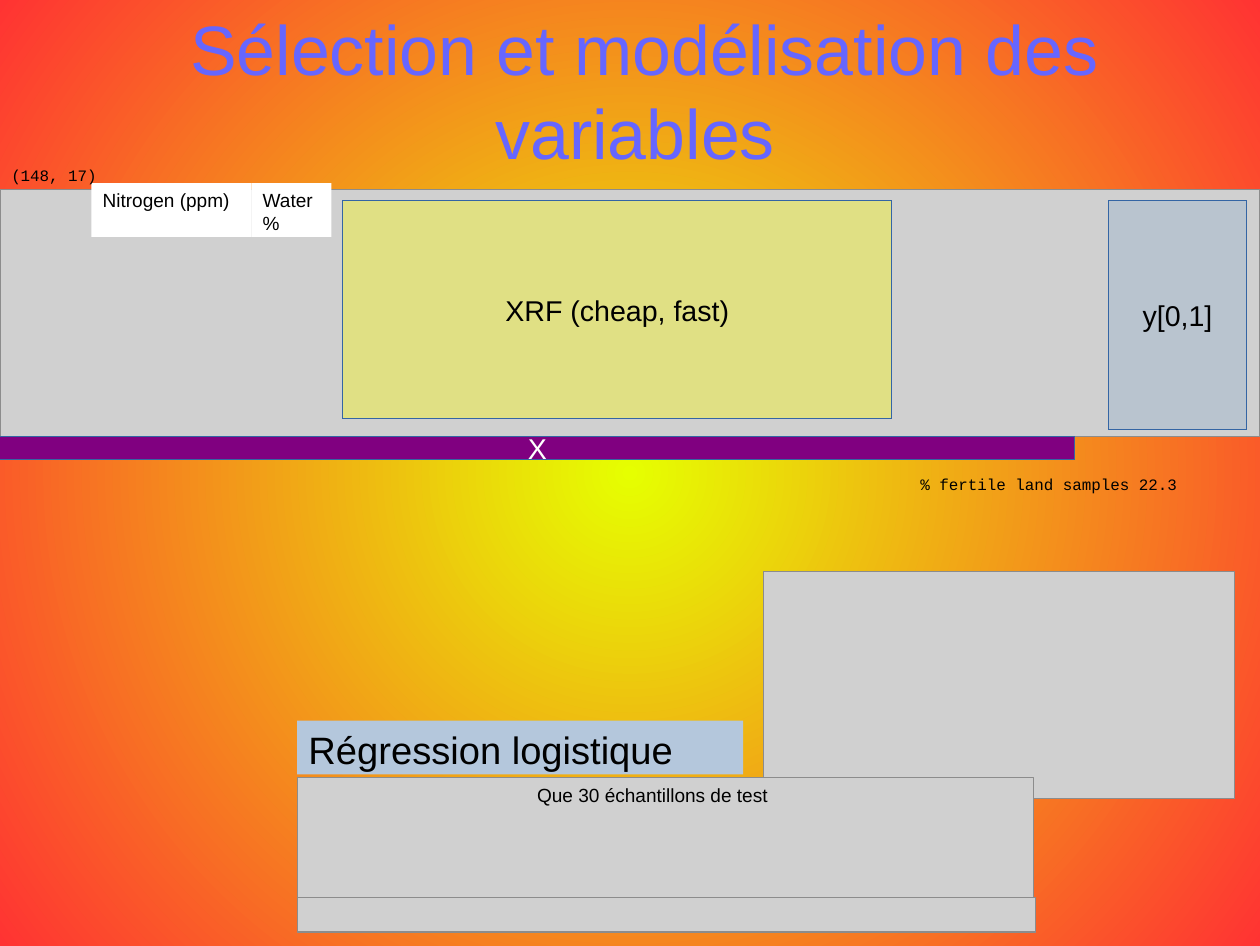
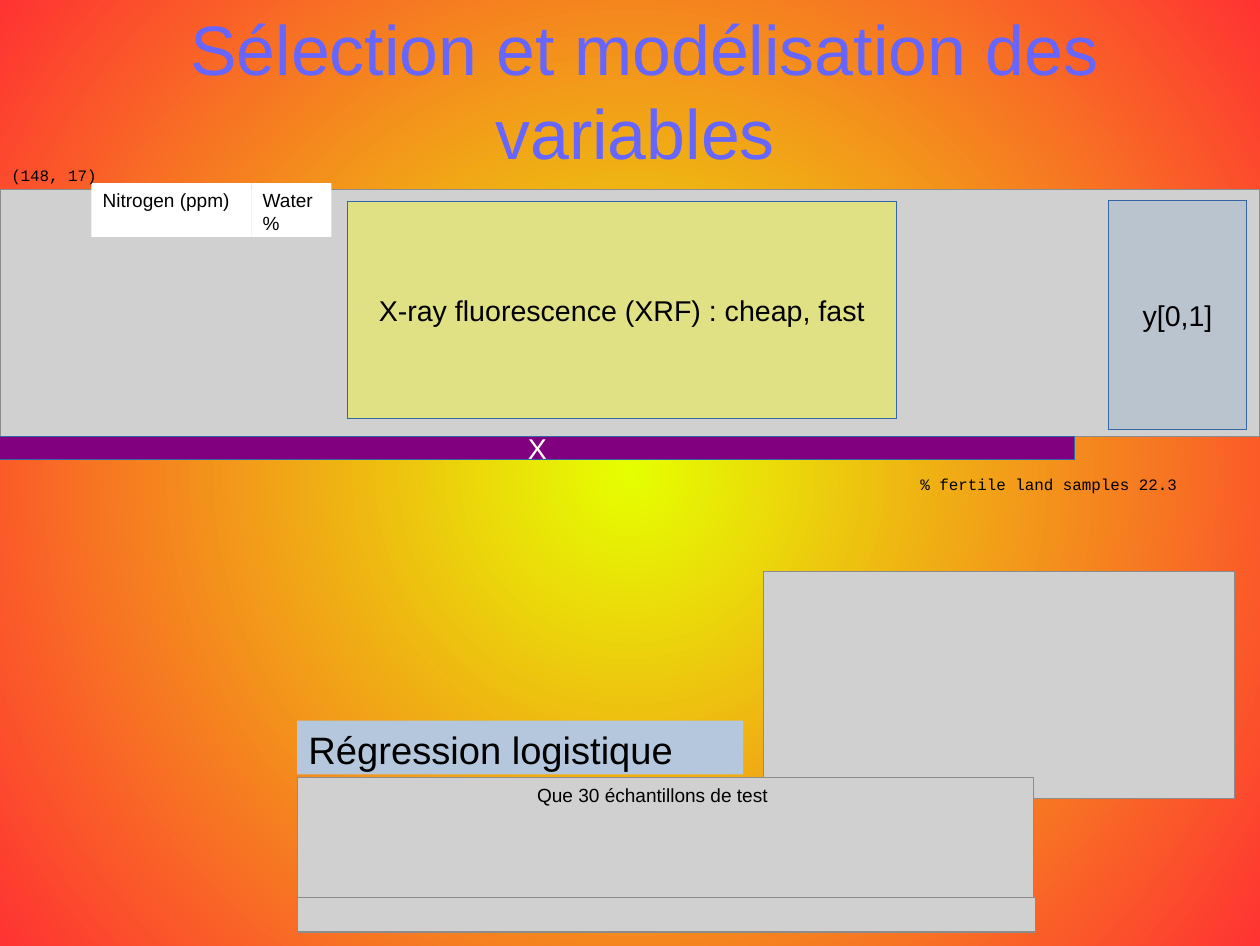
Before and after one commit to opsabarsec/African-soil-chemistry, a slide deck: slide 14 of documents/P7_presentation.odp. Drawn at 1260x946 pixels with LibreOffice and Linux fonts; fonts in the diff are those of the drawing; grey boxes stand for pictures. Boxes give left, top, right and bottom in pixels: in the first picture for what was removed or moved away, otherwise in the second. Text is boxed around its words. In the diff, an @@ line names an element or a change of style, - is before the commit and + after.

```diff
--- a/documents/P7_presentation.odp
+++ b/documents/P7_presentation.odp
@@ rectangle "X-ray fluorescence (XRF) : cheap, ...": place and size @@
-rectangle "X-ray fluorescence (XRF) : cheap, ..." at (343,201,892,418)
+rectangle "X-ray fluorescence (XRF) : cheap, ..." at (348,201,896,418)
@@ text in rectangle at (379,300,864,327): text changed @@
-XRF (cheap, fast)
+X-ray fluorescence (XRF) : cheap, fast
```
Also in this commit, not shown: 4 other slides changed, 6 other files.
